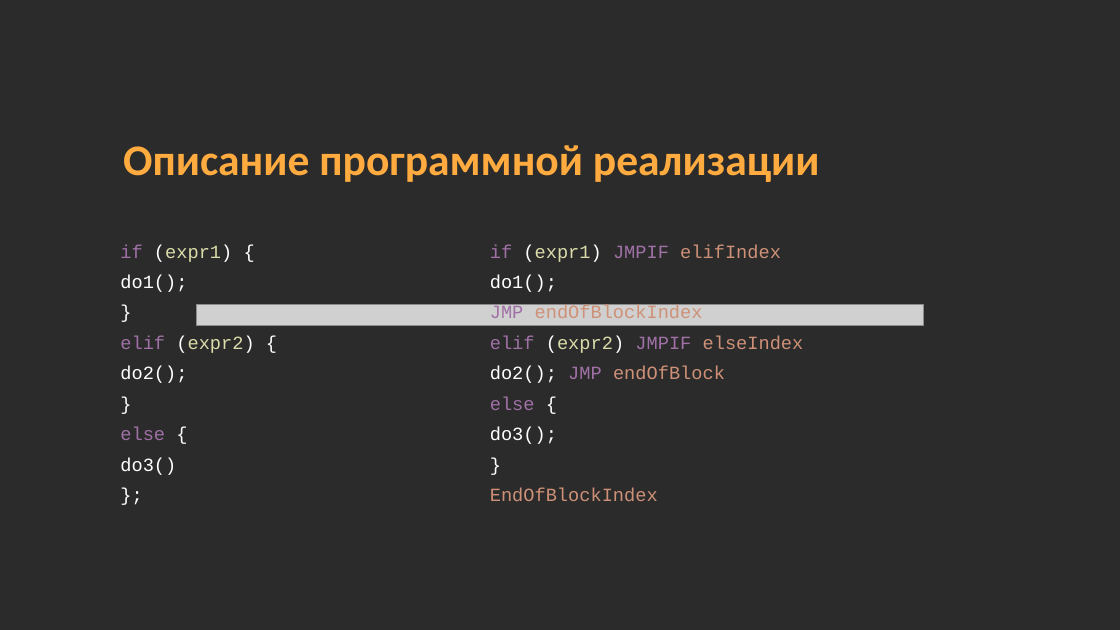
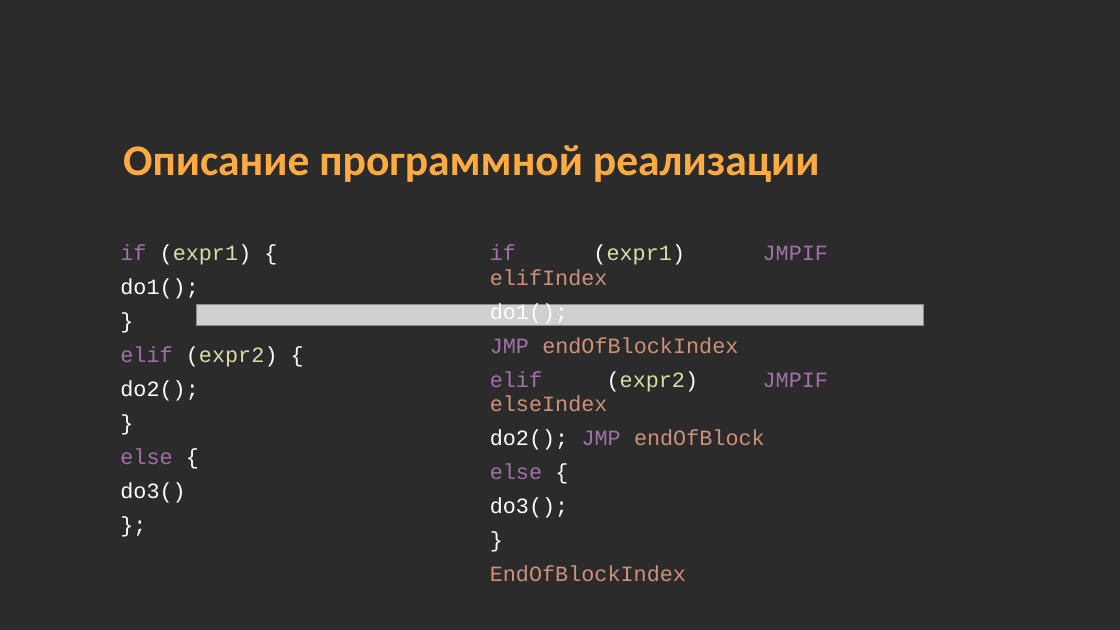
Before and after one commit to midnsun/mp2-2024-lab7-interpretator, a slide deck: slide 7 of Презентация_лабораторная_Интерпретатор_Загрядсков_Максим_Болтенков_Станислав_3823Б1ПМ1_1.pptx. Drawn at 1120x630 pixels with LibreOffice and Linux fonts; fonts in the diff are those of the drawing; grey boxes stand for pictures; background and template pictures are left out; a plain dark background stands for a picture behind light text. Boxes give left, top, right and bottom in pixels: in the first picture for what was removed or moved away, otherwise in the second. Text is boxed around its words. In the diff, an @@ line names an element or a change of style, - is before the commit and + after.

```diff
--- a/Презентация_лабораторная_Интерпретатор_Загрядсков_Максим_Болтенков_Станислав_3823Б1ПМ1_1.pptx
+++ b/Презентация_лабораторная_Интерпретатор_Загрядсков_Максим_Болтенков_Станислав_3823Б1ПМ1_1.pptx
@@ table at (112, 243, 837, 586) @@
@@ size 12 to 14 pt @@
```
Also in this commit, not shown: 1 other slide changed, 1 slide added, 1 slide removed.
